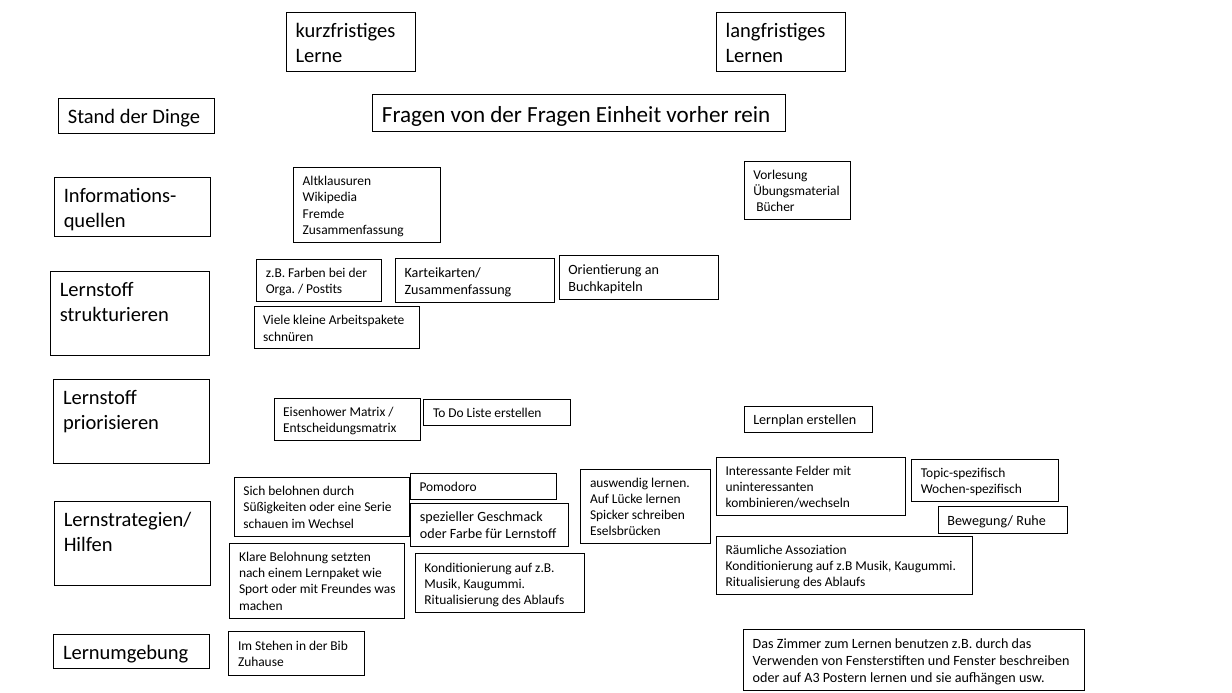
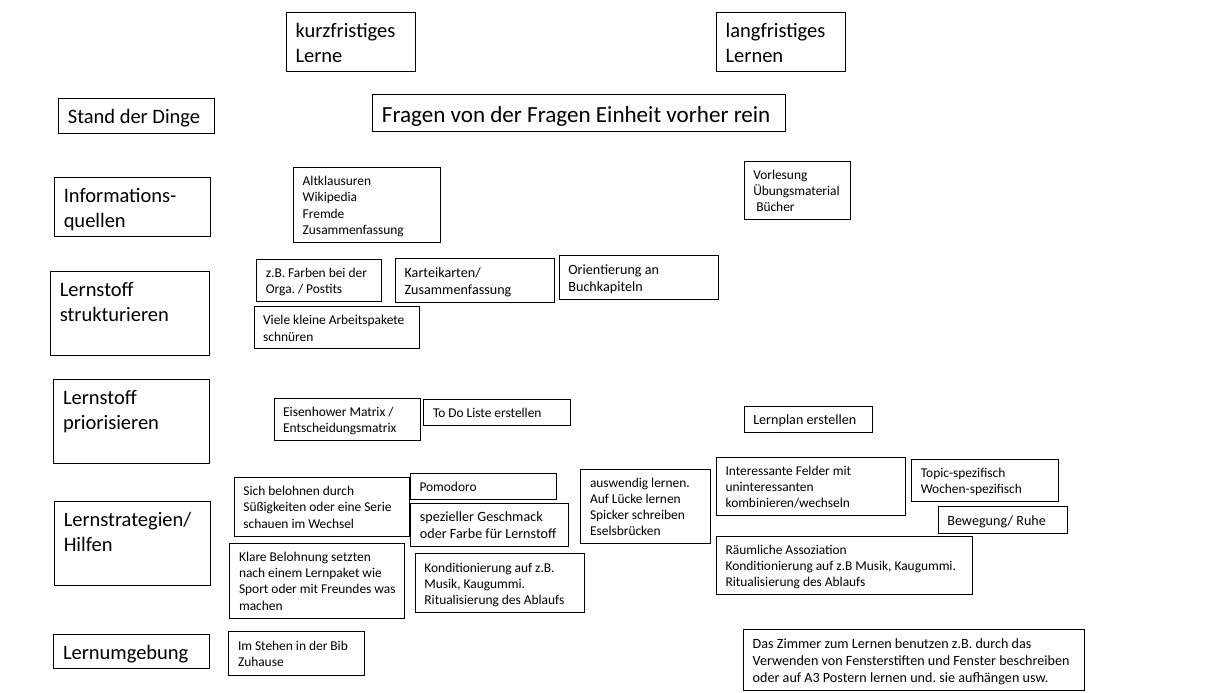
Before and after one commit to roessling/ki2va-sle, a slide deck: slide 1 of Lernstrategien/Morphologischer Kasten BioPrime.pptx. Drawn at 1232x693 pixels with LibreOffice and Linux fonts; fonts in the diff are those of the drawing. Boxes give left, top, right and bottom in pixels: in the first picture for what was removed or moved away, otherwise in the second. Text is boxed around its words. In the diff, an @@ line names an element or a change of style, - is before the commit and + after.

Commit message:
Eintragen der ersten wenigen Lernstrategien fuer Lightbox Slides

```diff
--- a/Lernstrategien/Morphologischer Kasten BioPrime.pptx
+++ b/Lernstrategien/Morphologischer Kasten BioPrime.pptx
@@ text in rectangle at (753, 638, 1069, 685): text changed @@
-Das Zimmer zum Lernen benutzen z.B. durch das Verwenden von Fensterstiften und Fenster beschreiben oder auf A3 Postern lernen und sie aufhängen usw.
+Das Zimmer zum Lernen benutzen z.B. durch das Verwenden von Fensterstiften und Fenster beschreiben oder auf A3 Postern lernen und. sie aufhängen usw.
```
Also in this commit, not shown: 2 other files.
